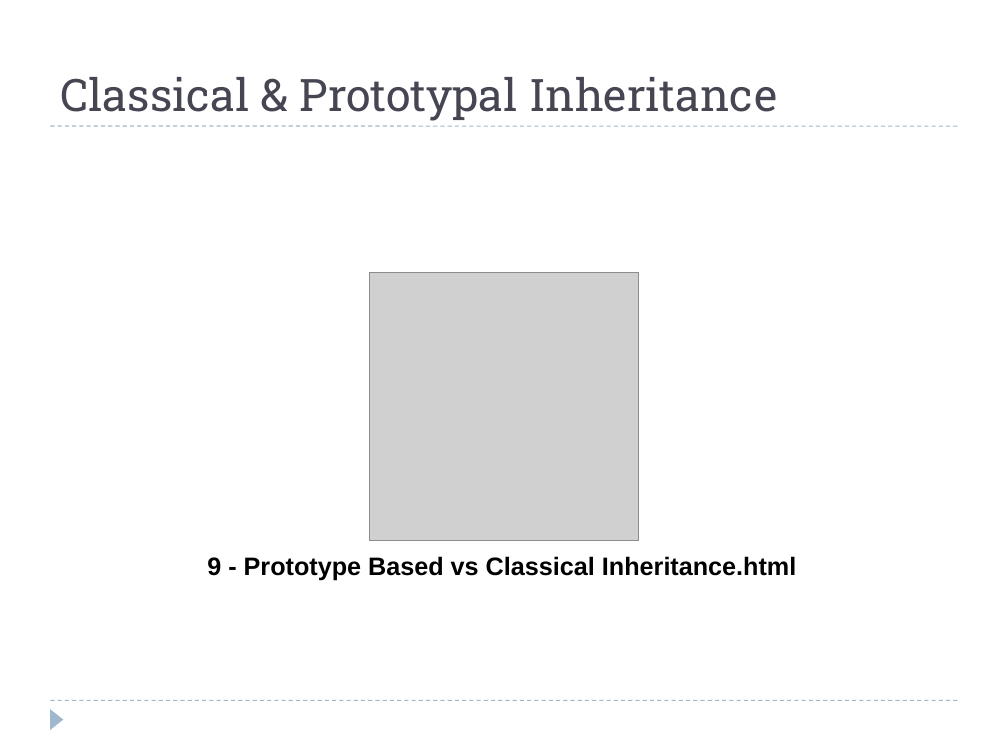
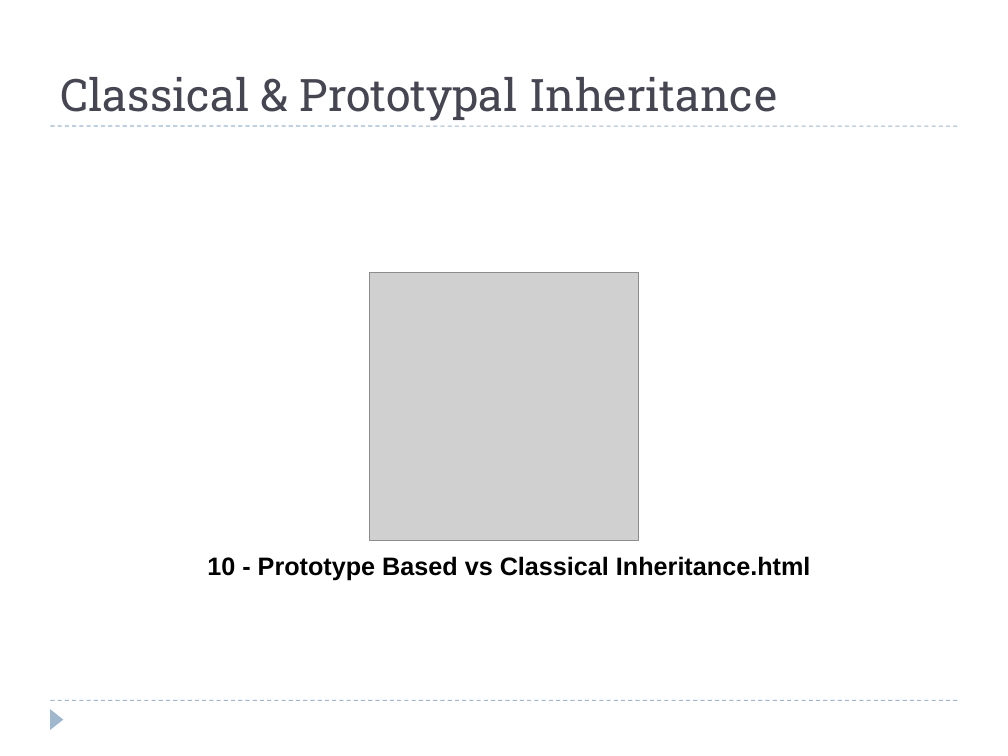
Before and after one commit to cosminnicula/OOJS, a slide deck: slide 33 of Presentation/HTML5 – Object Oriented JavaScript.ppt (slide 31 before the commit). Drawn at 1008x756 pixels with LibreOffice and Linux fonts; fonts in the diff are those of the drawing; grey boxes stand for pictures. Boxes give left, top, right and bottom in pixels: in the first picture for what was removed or moved away, otherwise in the second. Text is boxed around its words. In the diff, an @@ line names an element or a change of style, - is before the commit and + after.

```diff
--- a/Presentation/HTML5 – Object Oriented JavaScript.ppt
+++ b/Presentation/HTML5 – Object Oriented JavaScript.ppt
@@ text at (207, 556, 810, 580): text changed @@
-9 - Prototype Based vs Classical Inheritance.html
+10 - Prototype Based vs Classical Inheritance.html
```
Also in this commit, not shown: 9 other slides changed, 4 slides added, 1 slide removed, 9 other files.
